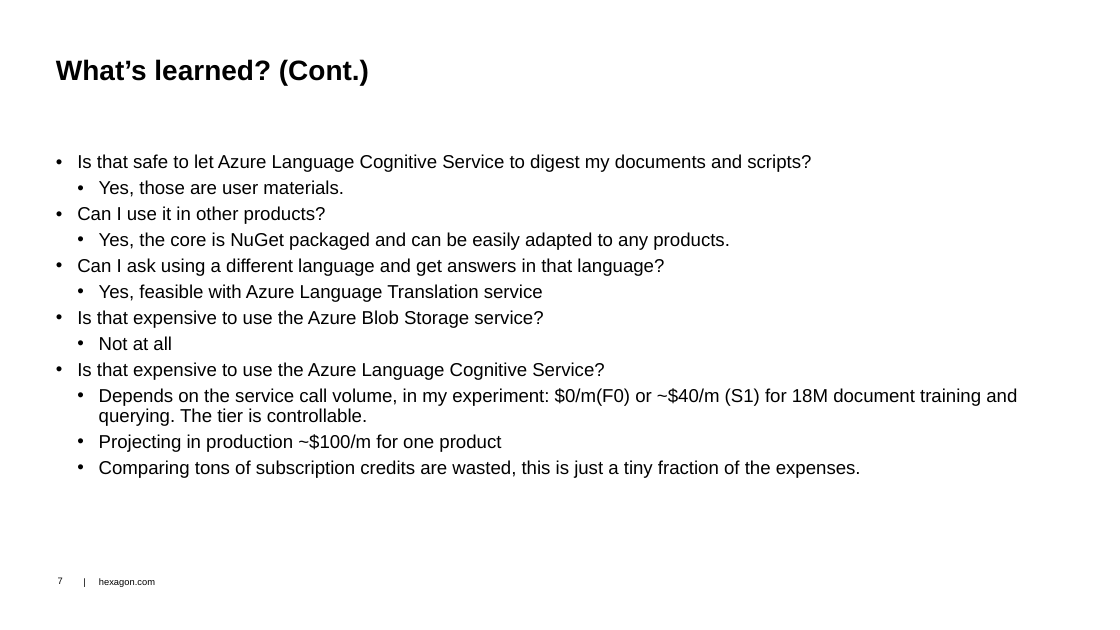
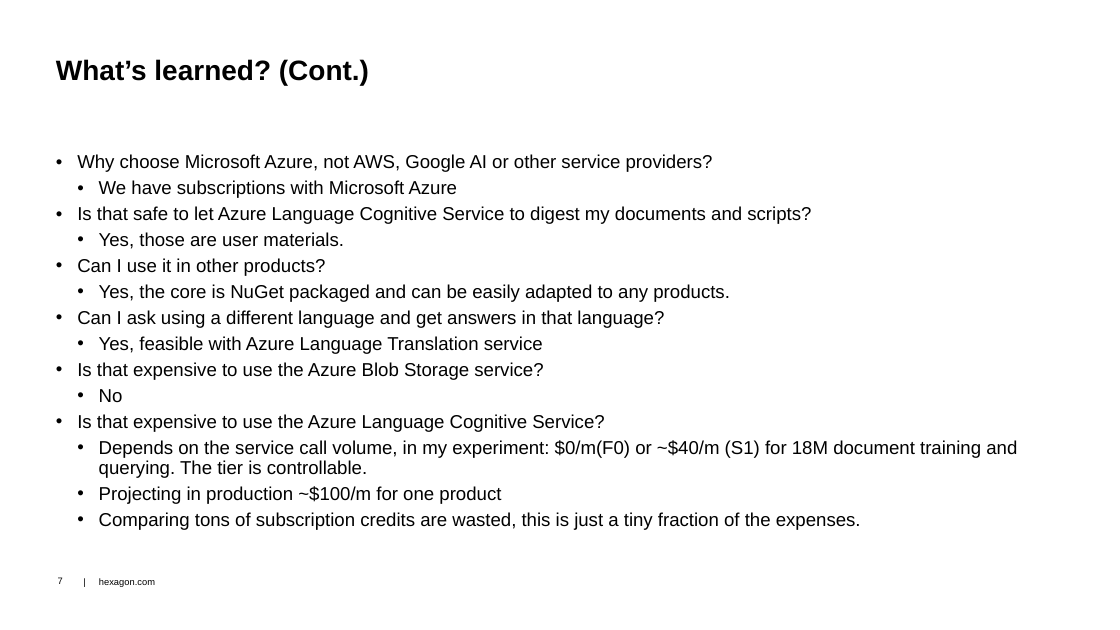
Before and after one commit to dongzgh/protos-vmccopilot, a slide deck: slide 7 of docs/VMC Hackathon 2024 - VMC.Chatbot - Demo.pptx. Drawn at 1120x630 pixels with LibreOffice and Linux fonts; fonts in the diff are those of the drawing; background and template pictures are left out. Boxes give left, top, right and bottom in pixels: in the first picture for what was removed or moved away, otherwise in the second. Text is boxed around its words. In the diff, an @@ line names an element or a change of style, - is before the commit and + after.

```diff
--- a/docs/VMC Hackathon 2024 - VMC.Chatbot - Demo.pptx
+++ b/docs/VMC Hackathon 2024 - VMC.Chatbot - Demo.pptx
@@ text at [77, 154, 713, 198]: paragraphs added @@
+• Why choose Microsoft Azure, not AWS, Google AI or other service providers?
+  • We have subscriptions with Microsoft Azure
@@ text at [99, 389, 123, 402]: text changed @@
-  • Not at all
+  • No
```
Also in this commit, not shown: 2 other slides changed, 2 other files.
